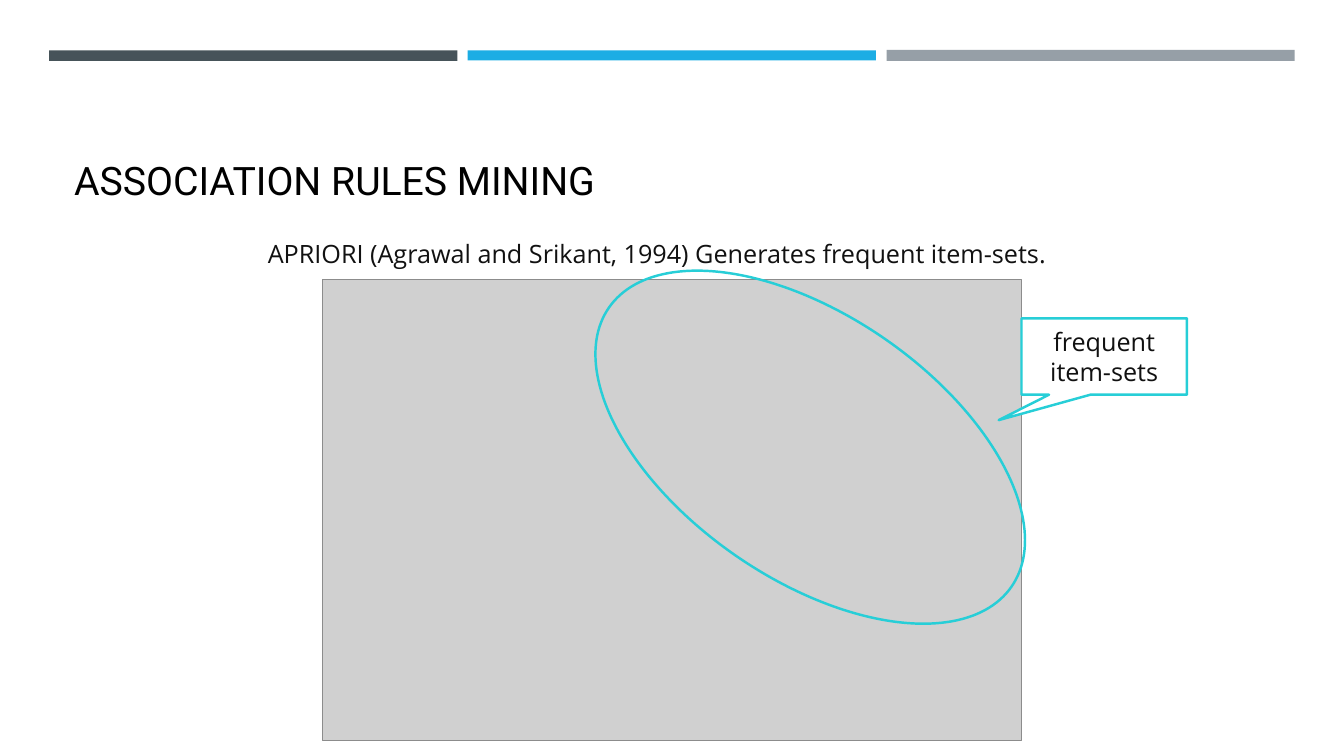
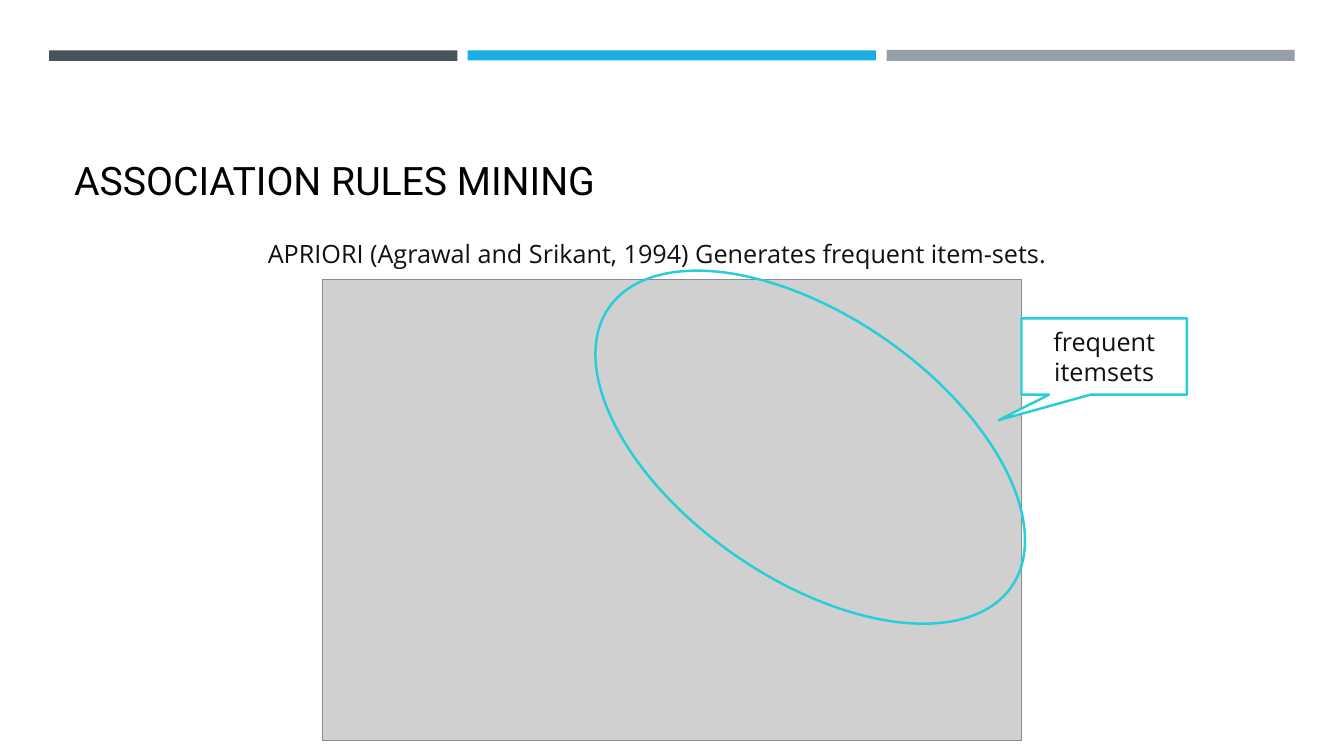
Before and after one commit to Wanarut/Review_literature, a slide deck: slide 10 of Impact of Genetic Algorithms Operators on Association Rules Extraction.pptx (slide 9 before the commit). Drawn at 1344x756 pixels with LibreOffice and Linux fonts; fonts in the diff are those of the drawing; grey boxes stand for pictures. Boxes give left, top, right and bottom in pixels: in the first picture for what was removed or moved away, otherwise in the second. Text is boxed around its words. In the diff, an @@ line names an element or a change of style, - is before the commit and + after.

```diff
--- a/Impact of Genetic Algorithms Operators on Association Rules Extraction.pptx
+++ b/Impact of Genetic Algorithms Operators on Association Rules Extraction.pptx
@@ text in speech box at [1053, 331, 1155, 382]: text changed @@
-frequent item-sets
+frequent itemsets
```
Also in this commit, not shown: 2 other slides changed, 1 slide added.
